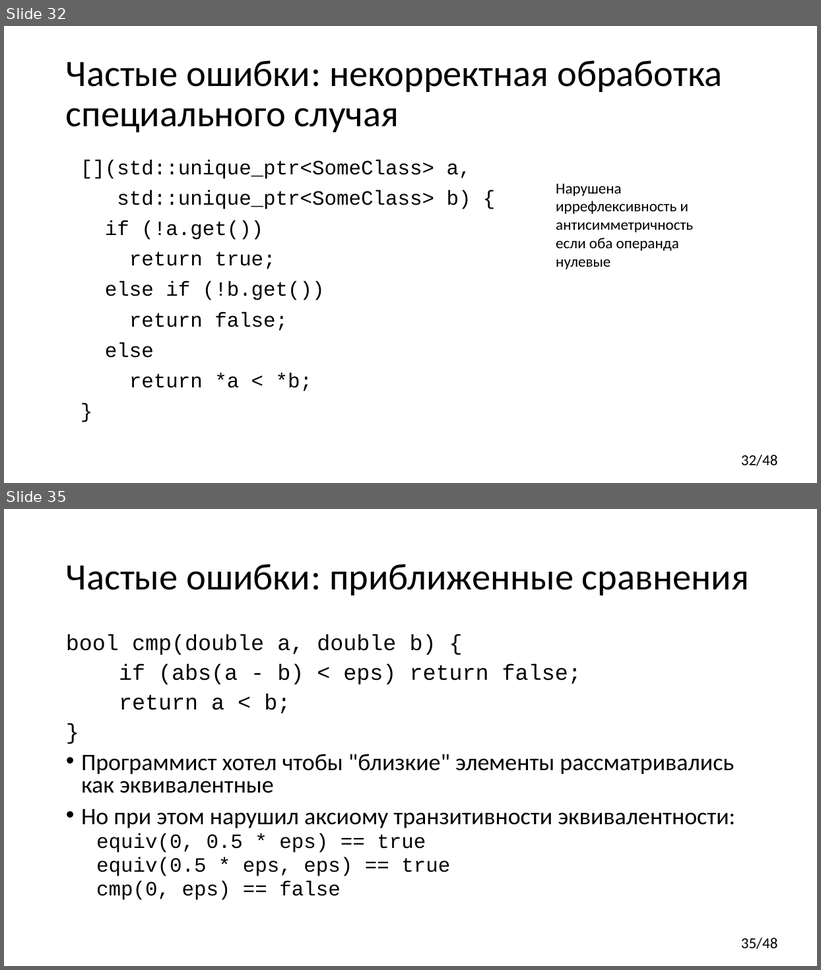
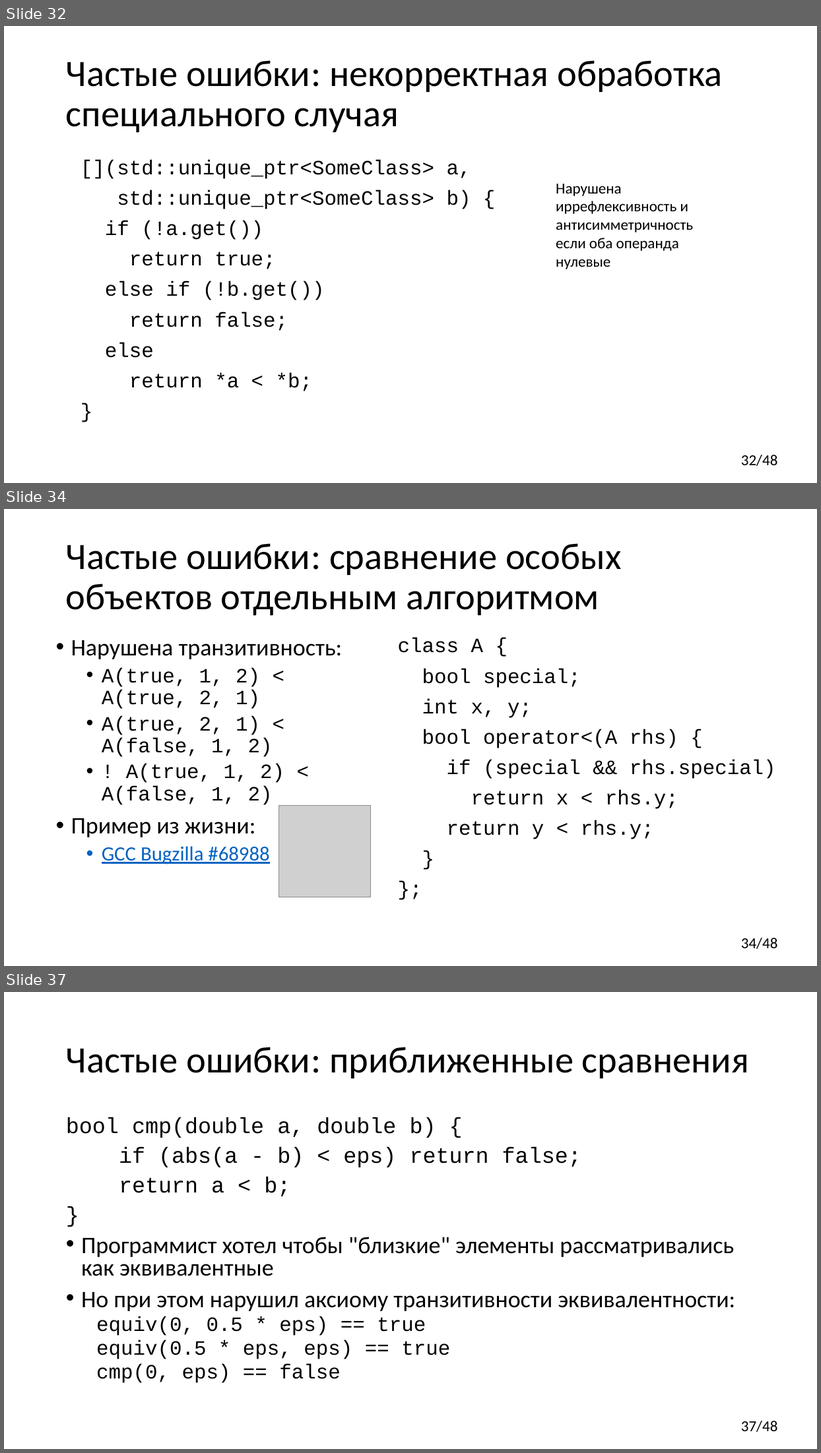
Before and after one commit to yugr/CppRussia, a slide deck: 2023/RU.pptx. Shown one above the other, each under a label of ours: slides 32 and 35 before the commit, slides 32, 34 and 37 after it; the slides between them are not shown. The pictures are 821x970 and 821x1453 pixels, drawn with LibreOffice and Linux fonts; fonts in the diff are those of the drawing; grey boxes stand for pictures. Boxes give left, top, right and bottom in pixels: in the first picture for what was removed or moved away, otherwise in the second. Text is boxed around its words. In the diff, an @@ line names an element or a change of style, - is before the commit and + after.

```diff
--- a/2023/RU.pptx
+++ b/2023/RU.pptx
@@ slide 34 added at (4,509,817,966), background #FFFFFF; not listed: 1 template element that a slide beside it also shows @@
@@ title added at (66,543,621,616), 44 pt, text #000000 @@
+Частые ошибки: сравнение особых объектов отдельным алгоритмом
@@ text added at (71,640,343,865), 24 pt, text #000000 @@
+• Нарушена транзитивность:
+  • A(true, 1, 2) < A(true, 2, 1)
+  • A(true, 2, 1) < A(false, 1, 2)
+  • ! A(true, 1, 2) < A(false, 1, 2)
+• Пример из жизни:
+  • GCC Bugzilla #68988
@@ text added at (398,638,776,840), 24 pt, text #000000 @@
+class A {
+bool special;
+int x, y;
+bool operator<(A rhs) {
+if (special && rhs.special)
+return x < rhs.y;
+return y < rhs.y;
+}
+};
@@ picture added at (279,806,370,898) @@
@@ what was slide 35 is now slide 37 @@
@@ page number at (741,1421,778,1432): text changed @@
-35/48
+37/48
```
Also in this commit, not shown: 2 slides changed, 2 other slides added, 1 slide removed.
